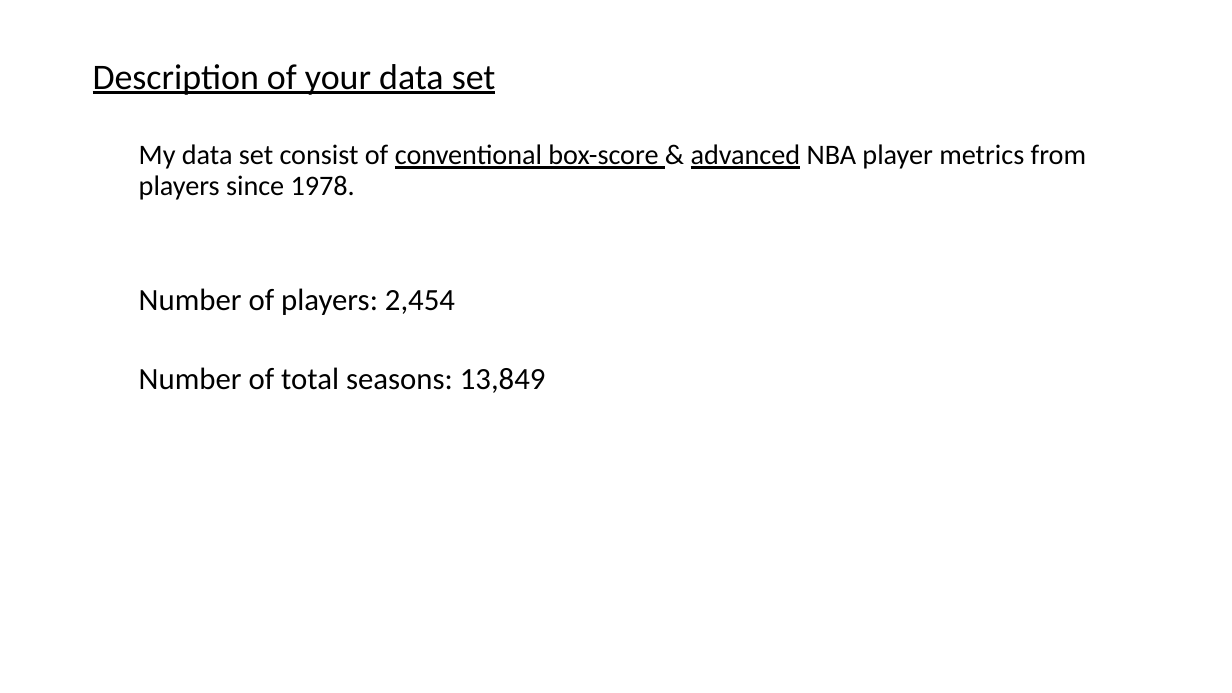
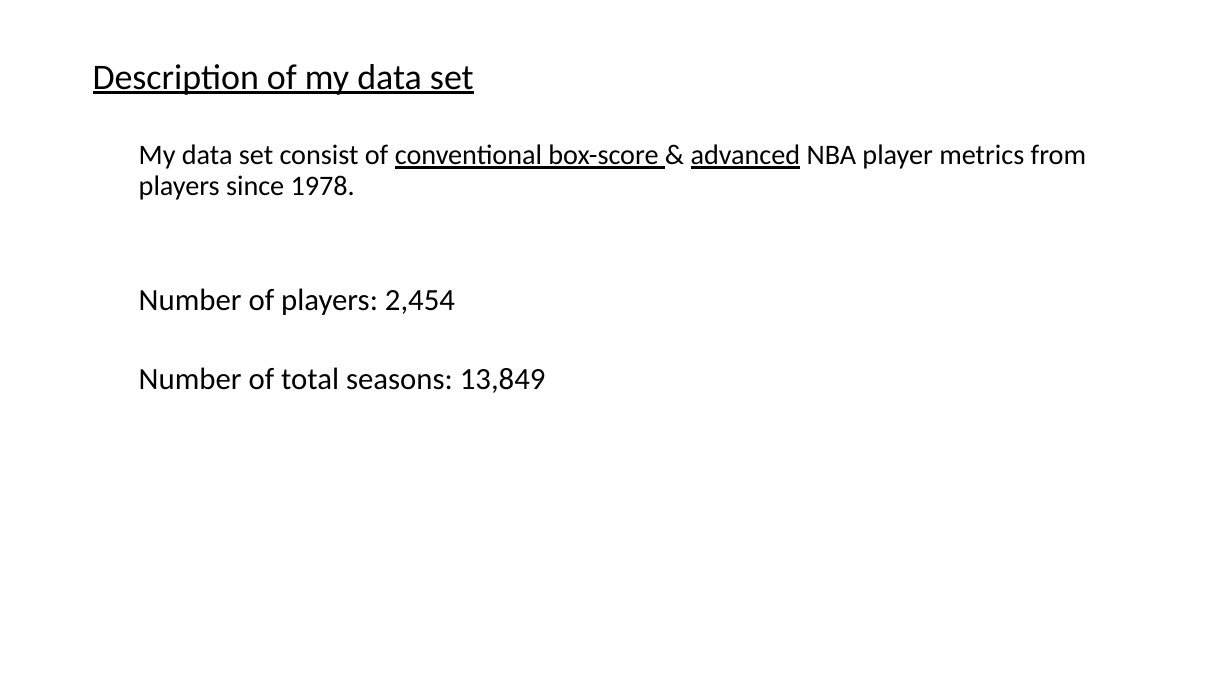
Before and after one commit to michaelsmirnoff/SF_DAT_15_WORK, a slide deck: slide 3 of Project/Final_Project/Presentation/NBA_Prediction_Overview_final_draft.pptx. Drawn at 1232x693 pixels with LibreOffice and Linux fonts; fonts in the diff are those of the drawing. Boxes give left, top, right and bottom in pixels: in the first picture for what was removed or moved away, otherwise in the second. Text is boxed around its words. In the diff, an @@ line names an element or a change of style, - is before the commit and + after.

Commit message:
Updated Presentation

```diff
--- a/Project/Final_Project/Presentation/NBA_Prediction_Overview_final_draft.pptx
+++ b/Project/Final_Project/Presentation/NBA_Prediction_Overview_final_draft.pptx
@@ text at (x1=93, y1=64, x2=474, y2=95): text changed @@
-Description of your data set
+Description of my data set
```
Also in this commit, not shown: 1 other file.
